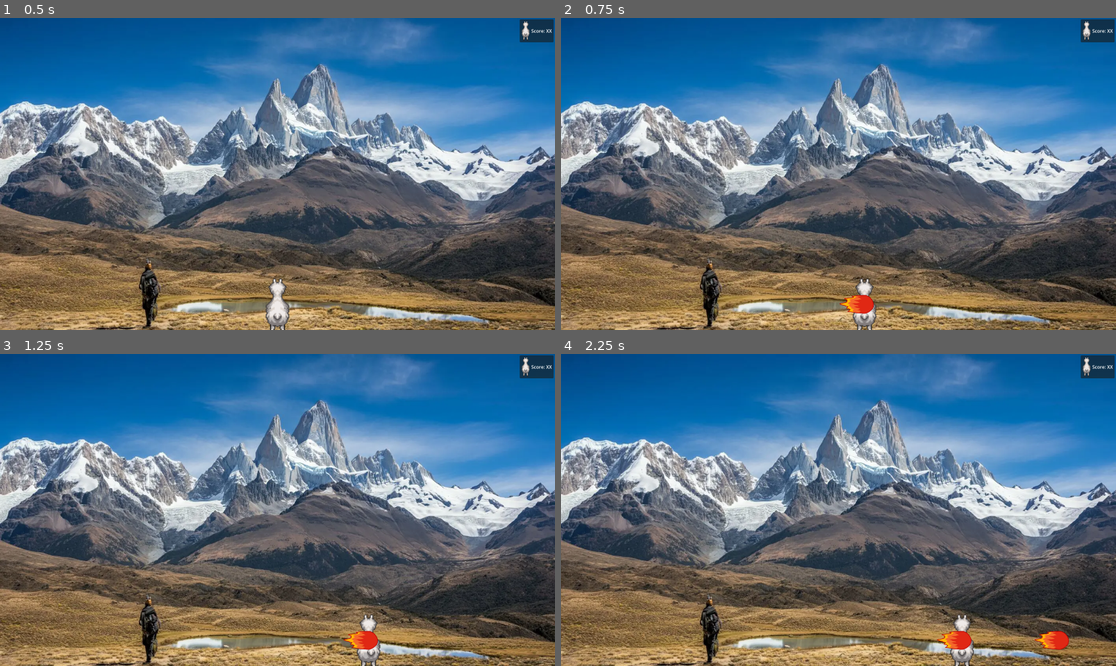
Above: before the commit, frames 1-4 (two rows, left to right).
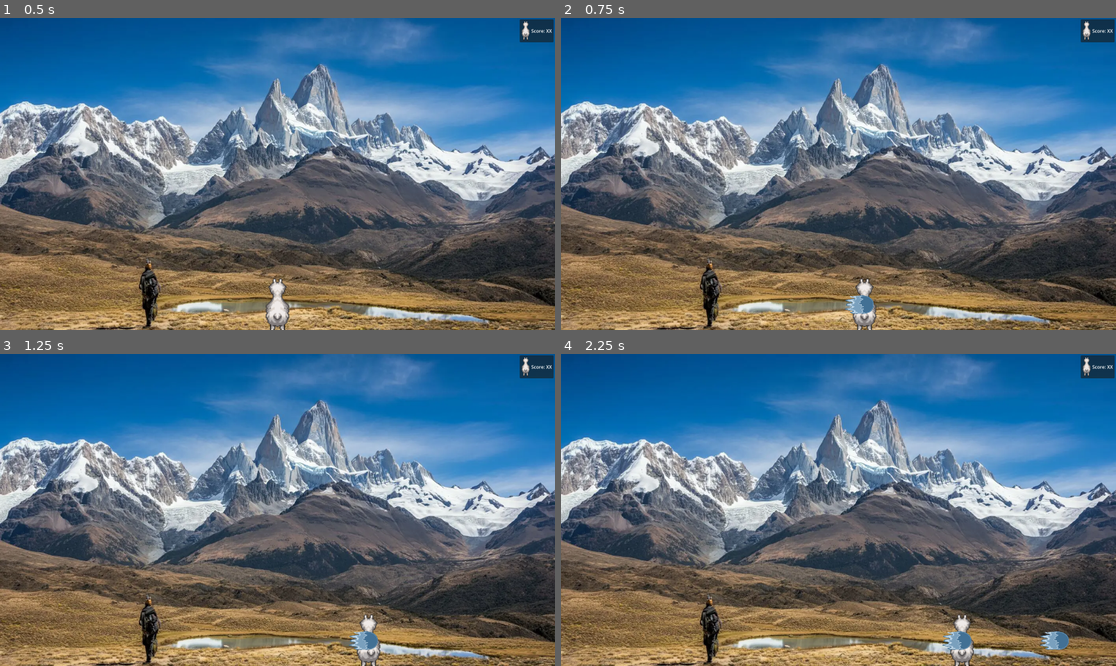
Above: after the commit, the same moments.

Repository: FabienSchmitt/Split
Game: Godot game, scene res://scenes/main/main.tscn
The game is run twice, just before and just after one commit, with the same random seed, the same clock (stepped at 60 frames per second) and the same inputs. The project has no main scene, so this scene is started directly.
Inputs:
- Up to frame 1 (0.5 s): no input
- Up to frame 2 (0.75 s): tap Enter at 0.5 s; hold D (move_right) from 0.53 s (still down); tap Space (attack) at 0.6 s
- Up to frame 3 (1.25 s): keep holding D (move_right)
- Up to frame 4 (2.25 s): release D (move_right) at 1.28 s; hold S (move_down) 1.28-2.03 s; tap Space (attack) at 1.35, 2.1 s; hold D (move_right) from 2.03 s (still down)

Frame 1 is identical in both runs. In frame 2, 0.3% of the frame differs, in the area x 50-57%, y 88-95%; in frame 3, 0.3%; in frame 4, 0.6%, in the area x 67-92%, y 88-95%.

Commit message:
Replace spit sprite

Diff:
--- a/scenes/player/spit.tscn
+++ b/scenes/player/spit.tscn
@@ -1,17 +1,17 @@
 [gd_scene format=3 uid="uid://bf3e0s1qcjffn"]
 
 [ext_resource type="Script" uid="uid://bpbdkw6bk7sc6" path="res://scripts/spit.gd" id="1_5g7ut"]
-[ext_resource type="Texture2D" uid="uid://dqt87iuvqnro8" path="res://assets/sprites/fireball_01.png" id="1_tal6h"]
+[ext_resource type="Texture2D" uid="uid://b8u0m7r4vakgi" path="res://assets/sprites/gros_glaire_1.png" id="2_5g7ut"]
 
-[sub_resource type="AtlasTexture" id="AtlasTexture_5g7ut"]
-atlas = ExtResource("1_tal6h")
+[sub_resource type="AtlasTexture" id="AtlasTexture_dd6mq"]
+atlas = ExtResource("2_5g7ut")
 region = Rect2(0, 0, 120, 66)
 
 [sub_resource type="SpriteFrames" id="SpriteFrames_2tsbi"]
 animations = [{
 "frames": [{
 "duration": 1.0,
-"texture": SubResource("AtlasTexture_5g7ut")
+"texture": SubResource("AtlasTexture_dd6mq")
 }],
 "loop": 1,
 "name": &"spit",
Binary file removed: assets/sprites/fireball_01.png
Not shown, removed: assets/sprites/fireball_01.png.import
